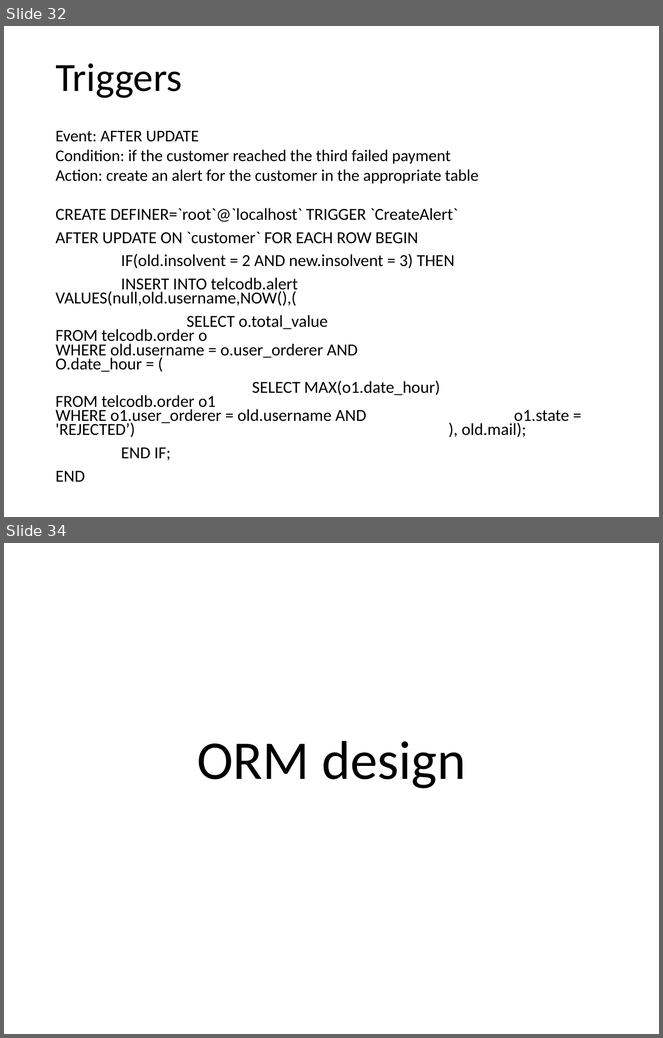
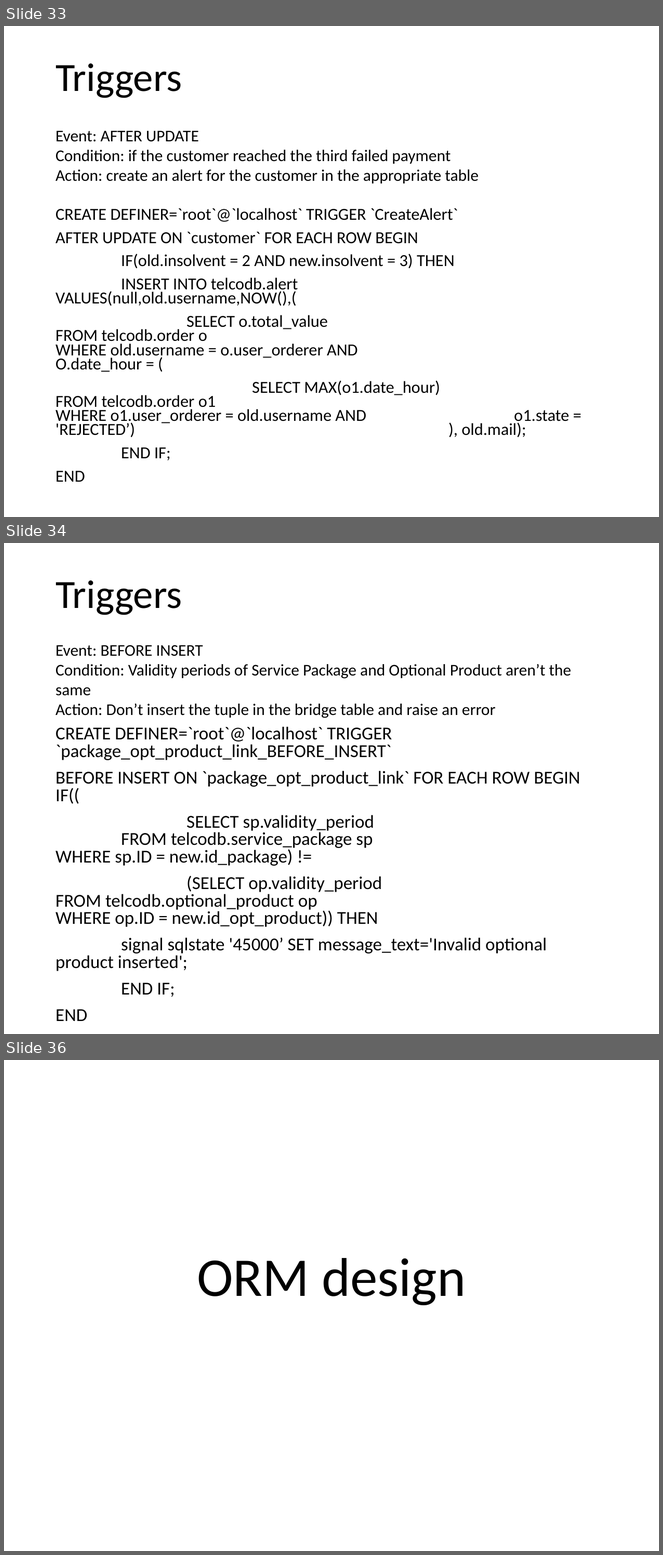
Before and after one commit to andrearestelli/db2-project, a slide deck: docs/documentation.pptx. Shown one above the other, each under a label of ours: slides 32 and 34 before the commit, slides 33, 34 and 36 after it; the slides between them are not shown. The pictures are 663x1038 and 663x1555 pixels, drawn with LibreOffice and Linux fonts; fonts in the diff are those of the drawing. Boxes give left, top, right and bottom in pixels: in the first picture for what was removed or moved away, otherwise in the second. Text is boxed around its words. In the diff, an @@ line names an element or a change of style, - is before the commit and + after.

```diff
--- a/docs/documentation.pptx
+++ b/docs/documentation.pptx
@@ slide 34 added at (4, 543, 659, 1034), background #FFFFFF @@
@@ title added at (55, 580, 182, 615), 44 pt, text #000000 @@
+Triggers
@@ text added at (55, 645, 571, 718), 18 pt, text #000000 @@
+Event: BEFORE INSERT
+Condition: Validity periods of Service Package and Optional Product aren’t the same
+Action: Don’t insert the tuple in the bridge table and raise an error
@@ text added at (55, 727, 580, 1021), 20 pt, text #000000 @@
+CREATE DEFINER=`root`@`localhost` TRIGGER `package_opt_product_link_BEFORE_INSERT`
+BEFORE INSERT ON `package_opt_product_link` FOR EACH ROW BEGIN IF((
+SELECT sp.validity_period FROM telcodb.service_package sp WHERE sp.ID = new.id_package) !=
+(SELECT op.validity_period FROM telcodb.optional_product op WHERE op.ID = new.id_opt_product)) THEN
+signal sqlstate '45000’ SET message_text='Invalid optional product inserted';
+END IF;
+END
@@ what was slide 32 is now slide 33 @@
@@ what was slide 34 is now slide 36 @@
```
Also in this commit, not shown: 4 slides changed, 1 other slide added.
